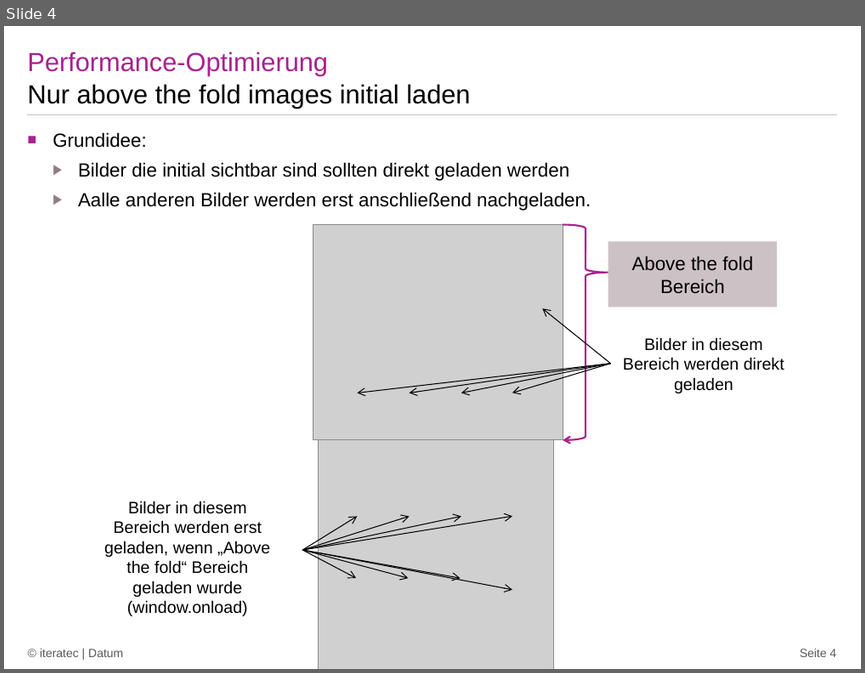
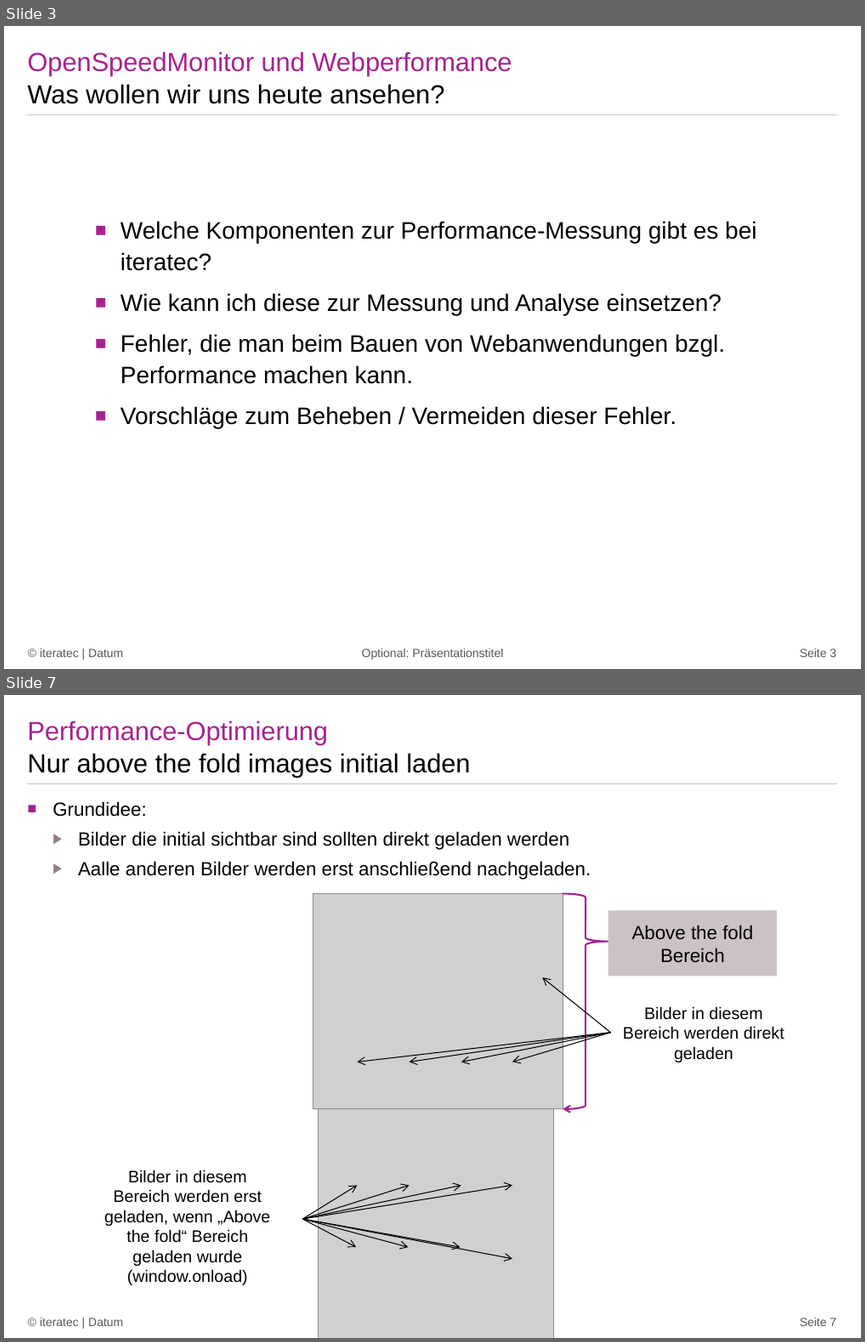
Before and after one commit to iteratec/perf-test-suite, a slide deck: doc/Workshop2015_Webperformance.pptx. Shown one above the other, each under a label of ours: slide 4 before the commit, slides 3 and 7 after it; the slides between them are not shown. The pictures are 865x673 and 865x1342 pixels, drawn with LibreOffice and Linux fonts; fonts in the diff are those of the drawing; grey boxes stand for pictures; background and template pictures are left out. Boxes give left, top, right and bottom in pixels: in the first picture for what was removed or moved away, otherwise in the second. Text is boxed around its words. In the diff, an @@ line names an element or a change of style, - is before the commit and + after.

```diff
--- a/doc/Workshop2015_Webperformance.pptx
+++ b/doc/Workshop2015_Webperformance.pptx
@@ slide 3 added at (4, 26, 861, 669), background #FFFFFF; not listed: 1 template element that a slide beside it also shows @@
@@ title added at (28, 52, 511, 75), 22 pt, text #A9218E @@
+OpenSpeedMonitor und Webperformance
@@ text added at (28, 84, 444, 104), 22 pt, text #000000 @@
+Was wollen wir uns heute ansehen?
@@ text added at (120, 221, 756, 429), 20 pt, text #000000 @@
+■ Welche Komponenten zur Performance-Messung gibt es bei iteratec?
+■ Wie kann ich diese zur Messung und Analyse einsetzen?
+■ Fehler, die man beim Bauen von Webanwendungen bzgl. Performance machen kann.
+■ Vorschläge zum Beheben / Vermeiden dieser Fehler.
@@ text added at (40, 648, 123, 657), 10 pt, text #595959 @@
+© iteratec | Datum
@@ text added at (362, 648, 503, 659), 10 pt, text #595959 @@
+Optional: Präsentationstitel
@@ page number added at (800, 648, 836, 657), 10 pt, text #595959 @@
+Seite 3
@@ what was slide 4 is now slide 7 @@
@@ page number at (800, 1317, 836, 1326): text changed @@
-Seite 4
+Seite 7
```
Also in this commit, not shown: 2 slides changed, 2 other slides added, 2 other files.
